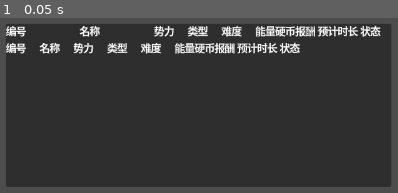
Above: before the commit, frame 1.
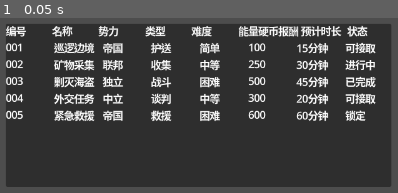
Above: after the commit, the same moment.

Repository: unjerry/GGJ2026
Game: Godot game, scene res://ControlTest/testt.tscn
The game is run twice, just before and just after one commit, with the same random seed, the same clock (stepped at 60 frames per second) and the same inputs. This scene is started directly instead of the project's main scene.
Inputs:
- Up to frame 1 (0.05 s): no input

The runs differ from the first frame. In frame 1, 15% of the frame differs, in the area x 1-96%, y 4-59%.

Commit message:
ALL * -m auto generate row

Diff:
--- /dev/null
+++ b/svs-4-5-1/ControlTest/testt.gd
@@ -0,0 +1,89 @@
+extends Control
+
+## testt.tscn 的测试脚本
+## 加载 JSON 数据并动态创建任务行
+
+@export_file("*.json") var tasks_json_path: String = "res://data/tasks.json"
+
+# 引用 row 场景
+var row_scene: PackedScene = preload("res://system/tess/row/row.tscn")
+
+# 容器引用
+@onready var rows_container: VBoxContainer = $Control/Panel/VBoxContainer
+
+# 存储已创建的行
+var task_rows: Array = []
+
+func _ready() -> void:
+	# 清除现有的示例行（HBoxContainer, HBoxContainer2, HBoxContainer3）
+	clear_example_rows()
+
+	# 加载并显示任务数据
+	load_and_display_tasks()
+
+## 清除示例行
+func clear_example_rows() -> void:
+	# 保留第一个 HBoxContainer（表头），删除其他的
+	var children = rows_container.get_children()
+	for i in range(children.size()):
+		if i > 0:  # 跳过第一个（表头）
+			children[i].queue_free()
+
+## 加载并显示任务
+func load_and_display_tasks() -> void:
+	var tasks_data = load_tasks_from_json()
+	if tasks_data.is_empty():
+		print("没有任务数据可显示")
+		return
+
+	create_task_rows(tasks_data)
+
+## 从 JSON 加载任务数据
+func load_tasks_from_json() -> Array:
+	if not FileAccess.file_exists(tasks_json_path):
+		push_error("JSON文件不存在: " + tasks_json_path)
+		return []
+
+	var file = FileAccess.open(tasks_json_path, FileAccess.READ)
+	if file == null:
+		push_error("无法打开文件: " + tasks_json_path)
+		return []
+
+	var json_string = file.get_as_text()
+	file.close()
+
+	var json = JSON.new()
+	var parse_result = json.parse(json_string)
+
+	if parse_result != OK:
+		push_error("JSON解析失败: " + json.get_error_message())
+		return []
+
+	var data = json.get_data()
+
+	if typeof(data) != TYPE_DICTIONARY or not data.has("tasks"):
+		push_error("JSON格式错误")
+		return []
+
+	print("✅ 成功加载 ", data["tasks"].size(), " 条任务数据")
+	return data["tasks"]
+
+## 创建任务行
+func create_task_rows(tasks_data: Array) -> void:
+	for task_data in tasks_data:
+		if typeof(task_data) != TYPE_DICTIONARY:
+			continue
+
+		# 实例化 row 场景
+		var row_instance = row_scene.instantiate()
+
+		# 设置数据
+		row_instance.set_task_data(task_data)
+
+		# 添加到容器
+		rows_container.add_child(row_instance)
+
+		# 保存引用
+		task_rows.append(row_instance)
+
+	print("✅ 创建了 ", task_rows.size(), " 个任务行")
--- a/svs-4-5-1/ControlTest/testt.tscn
+++ b/svs-4-5-1/ControlTest/testt.tscn
@@ -1,4 +1,6 @@
-[gd_scene format=3 uid="uid://b4nxfyhc5akri"]
+[gd_scene load_steps=2 format=3 uid="uid://b4nxfyhc5akri"]
+
+[ext_resource type="Script" uid="uid://bb0a2k1y6kuwu" path="res://ControlTest/testt.gd" id="1_testt"]
 
 [node name="Control" type="Control"]
 layout_mode = 3
@@ -11,6 +13,7 @@
 offset_bottom = -100.0
 grow_horizontal = 2
 grow_vertical = 2
+script = ExtResource("1_testt")
 
 [node name="Control" type="Control" parent="."]
 layout_mode = 1
@@ -62,89 +65,41 @@
 [node name="Label" type="Label" parent="Control/Panel/VBoxContainer/HBoxContainer"]
 custom_minimum_size = Vector2(50, 0)
 layout_mode = 2
+size_flags_horizontal = 3
 size_flags_vertical = 1
 text = "势力"
 
 [node name="Label4" type="Label" parent="Control/Panel/VBoxContainer/HBoxContainer"]
 custom_minimum_size = Vector2(50, 0)
 layout_mode = 2
+size_flags_horizontal = 3
 size_flags_vertical = 1
 text = "类型"
 
 [node name="Label5" type="Label" parent="Control/Panel/VBoxContainer/HBoxContainer"]
 custom_minimum_size = Vector2(50, 0)
 layout_mode = 2
+size_flags_horizontal = 3
 size_flags_vertical = 1
 text = "难度"
 
 [node name="Label6" type="Label" parent="Control/Panel/VBoxContainer/HBoxContainer"]
 custom_minimum_size = Vector2(50, 0)
 layout_mode = 2
+size_flags_horizontal = 3
 size_flags_vertical = 1
 text = "能量硬币报酬"
 
 [node name="Label7" type="Label" parent="Control/Panel/VBoxContainer/HBoxContainer"]
 custom_minimum_size = Vector2(50, 0)
 layout_mode = 2
+size_flags_horizontal = 3
 size_flags_vertical = 1
 text = "预计时长"
 
 [node name="Label8" type="Label" parent="Control/Panel/VBoxContainer/HBoxContainer"]
 custom_minimum_size = Vector2(50, 0)
 layout_mode = 2
+size_flags_horizontal = 3
 size_flags_vertical = 1
 text = "状态"
-
-[node name="HBoxContainer3" type="HBoxContainer" parent="Control/Panel/VBoxContainer"]
-layout_mode = 2
-
-[node name="Label2" type="Label" parent="Control/Panel/VBoxContainer/HBoxContainer3"]
-custom_minimum_size = Vector2(50, 0)
-layout_mode = 2
-size_flags_vertical = 1
-text = "编号"
-
-[node name="Label3" type="Label" parent="Control/Panel/VBoxContainer/HBoxContainer3"]
-custom_minimum_size = Vector2(50, 0)
-layout_mode = 2
-size_flags_vertical = 1
-text = "名称"
-
-[node name="Label" type="Label" parent="Control/Panel/VBoxContainer/HBoxContainer3"]
-custom_minimum_size = Vector2(50, 0)
-layout_mode = 2
-size_flags_vertical = 1
-text = "势力"
-
-[node name="Label4" type="Label" parent="Control/Panel/VBoxContainer/HBoxContainer3"]
-custom_minimum_size = Vector2(50, 0)
-layout_mode = 2
-size_flags_vertical = 1
-text = "类型"
-
-[node name="Label5" type="Label" parent="Control/Panel/VBoxContainer/HBoxContainer3"]
-custom_minimum_size = Vector2(50, 0)
-layout_mode = 2
-size_flags_vertical = 1
-text = "难度"
-
-[node name="Label6" type="Label" parent="Control/Panel/VBoxContainer/HBoxContainer3"]
-custom_minimum_size = Vector2(50, 0)
-layout_mode = 2
-size_flags_vertical = 1
-text = "能量硬币报酬"
-
-[node name="Label7" type="Label" parent="Control/Panel/VBoxContainer/HBoxContainer3"]
-custom_minimum_size = Vector2(50, 0)
-layout_mode = 2
-size_flags_vertical = 1
-text = "预计时长"
-
-[node name="Label8" type="Label" parent="Control/Panel/VBoxContainer/HBoxContainer3"]
-custom_minimum_size = Vector2(50, 0)
-layout_mode = 2
-size_flags_vertical = 1
-text = "状态"
-
-[node name="HBoxContainer2" type="HBoxContainer" parent="Control/Panel/VBoxContainer"]
-layout_mode = 2
--- a/svs-4-5-1/system/tess/row/row.tscn
+++ b/svs-4-5-1/system/tess/row/row.tscn
@@ -8,47 +8,55 @@
 [node name="Label2" type="Label" parent="."]
 custom_minimum_size = Vector2(50, 0)
 layout_mode = 2
+size_flags_horizontal = 3
 size_flags_vertical = 1
 text = "编号"
 
 [node name="Label3" type="Label" parent="."]
 custom_minimum_size = Vector2(50, 0)
 layout_mode = 2
+size_flags_horizontal = 3
 size_flags_vertical = 1
 text = "名称"
 
 [node name="Label" type="Label" parent="."]
 custom_minimum_size = Vector2(50, 0)
 layout_mode = 2
+size_flags_horizontal = 3
 size_flags_vertical = 1
 text = "势力"
 
 [node name="Label4" type="Label" parent="."]
 custom_minimum_size = Vector2(50, 0)
 layout_mode = 2
+size_flags_horizontal = 3
 size_flags_vertical = 1
 text = "类型"
 
 [node name="Label5" type="Label" parent="."]
 custom_minimum_size = Vector2(50, 0)
 layout_mode = 2
+size_flags_horizontal = 3
 size_flags_vertical = 1
 text = "难度"
 
 [node name="Label6" type="Label" parent="."]
 custom_minimum_size = Vector2(50, 0)
 layout_mode = 2
+size_flags_horizontal = 3
 size_flags_vertical = 1
 text = "能量硬币报酬"
 
 [node name="Label7" type="Label" parent="."]
 custom_minimum_size = Vector2(50, 0)
 layout_mode = 2
+size_flags_horizontal = 3
 size_flags_vertical = 1
 text = "预计时长"
 
 [node name="Label8" type="Label" parent="."]
 custom_minimum_size = Vector2(50, 0)
 layout_mode = 2
+size_flags_horizontal = 3
 size_flags_vertical = 1
 text = "状态"
Not shown, added: svs-4-5-1/ControlTest/testt.gd.uid
